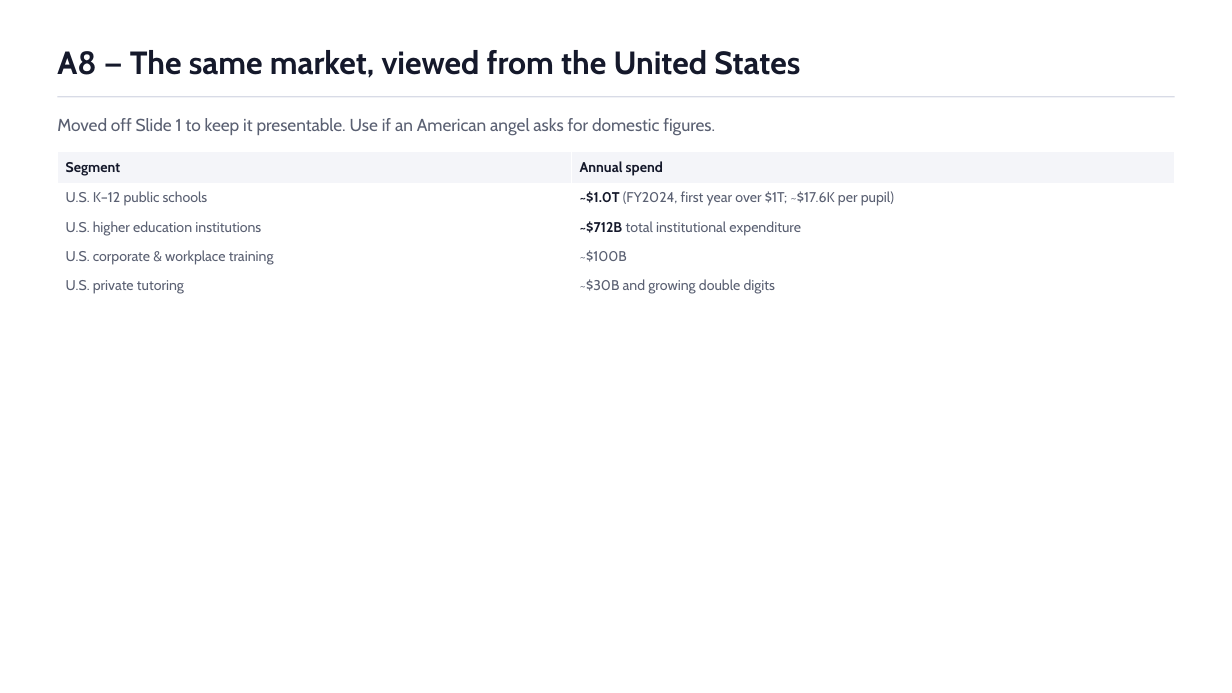
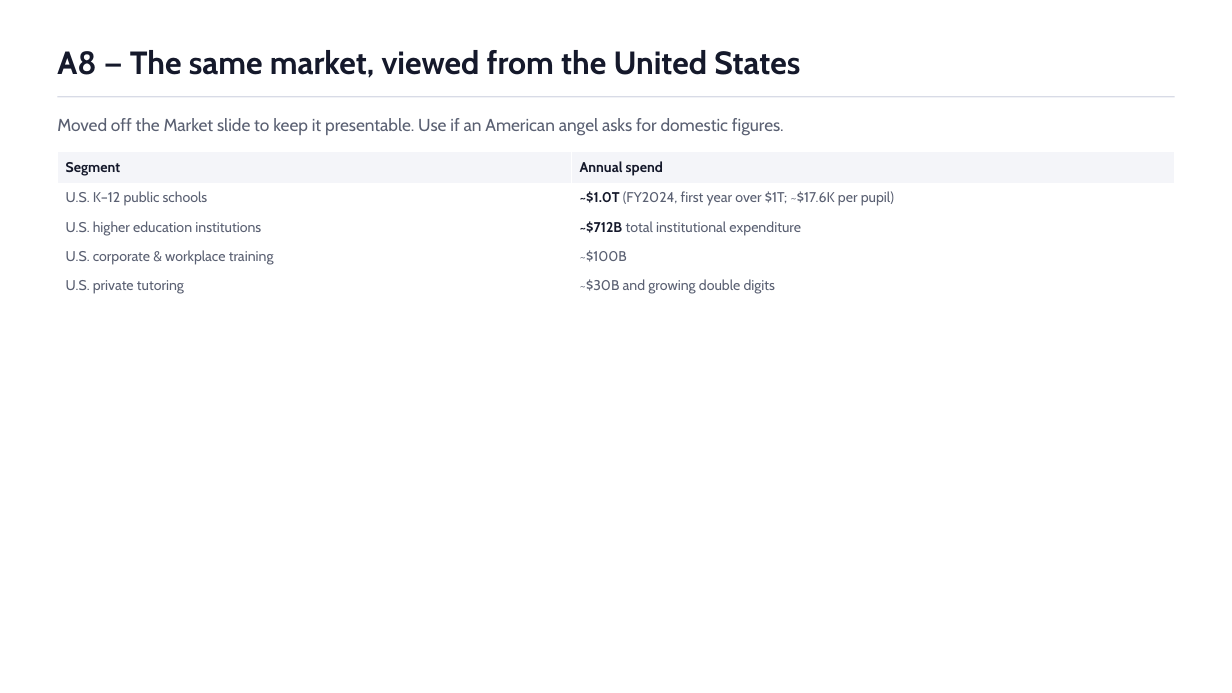
Before and after one commit to ChuckIrvine/qlaudia, a slide deck: slide 27 of pitch_deck/qlaudia_pitch_deck.pptx. Drawn at 1232x693 pixels with LibreOffice and Linux fonts; fonts in the diff are those of the drawing. Boxes give left, top, right and bottom in pixels: in the first picture for what was removed or moved away, otherwise in the second. Text is boxed around its words. In the diff, an @@ line names an element or a change of style, - is before the commit and + after.

```diff
--- a/pitch_deck/qlaudia_pitch_deck.pptx
+++ b/pitch_deck/qlaudia_pitch_deck.pptx
@@ text at [57,118,784,136]: text changed @@
-Moved off Slide 1 to keep it presentable. Use if an American angel asks for domestic figures.
+Moved off the Market slide to keep it presentable. Use if an American angel asks for domestic figures.
```
Also in this commit, not shown: 16 other slides changed, 6 slides added, 3 slides removed, 3 other files.
